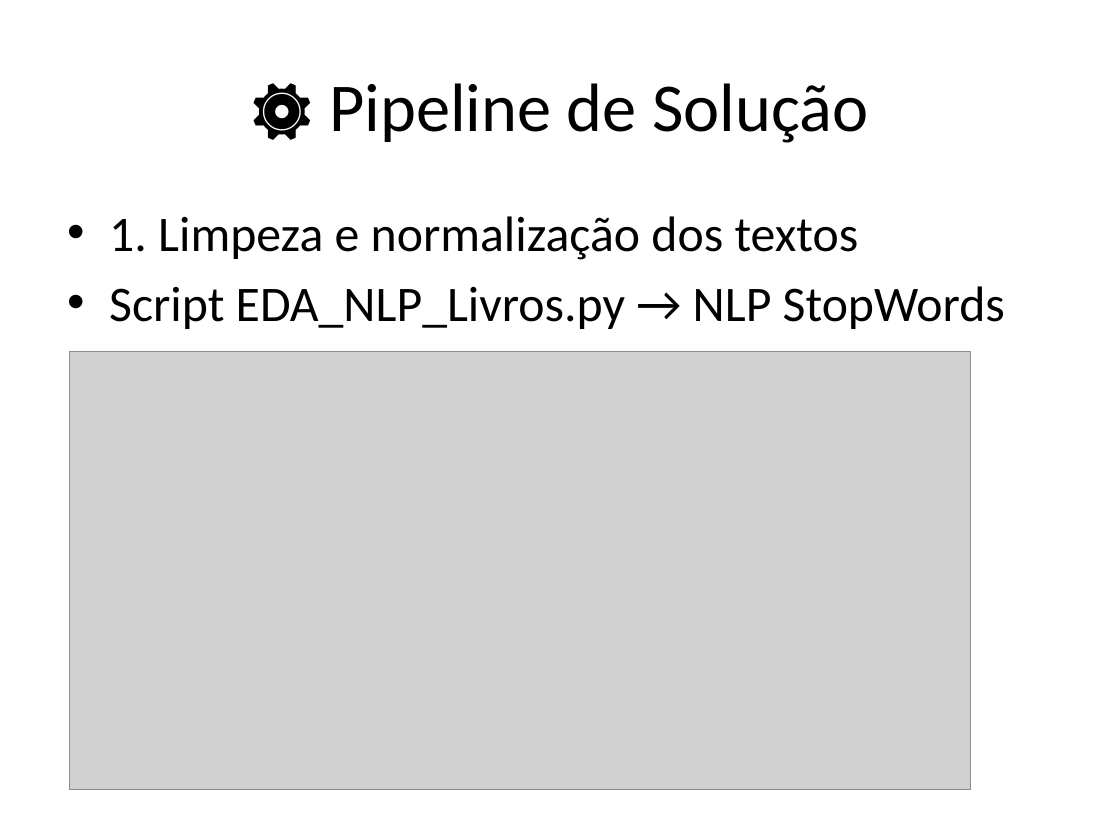
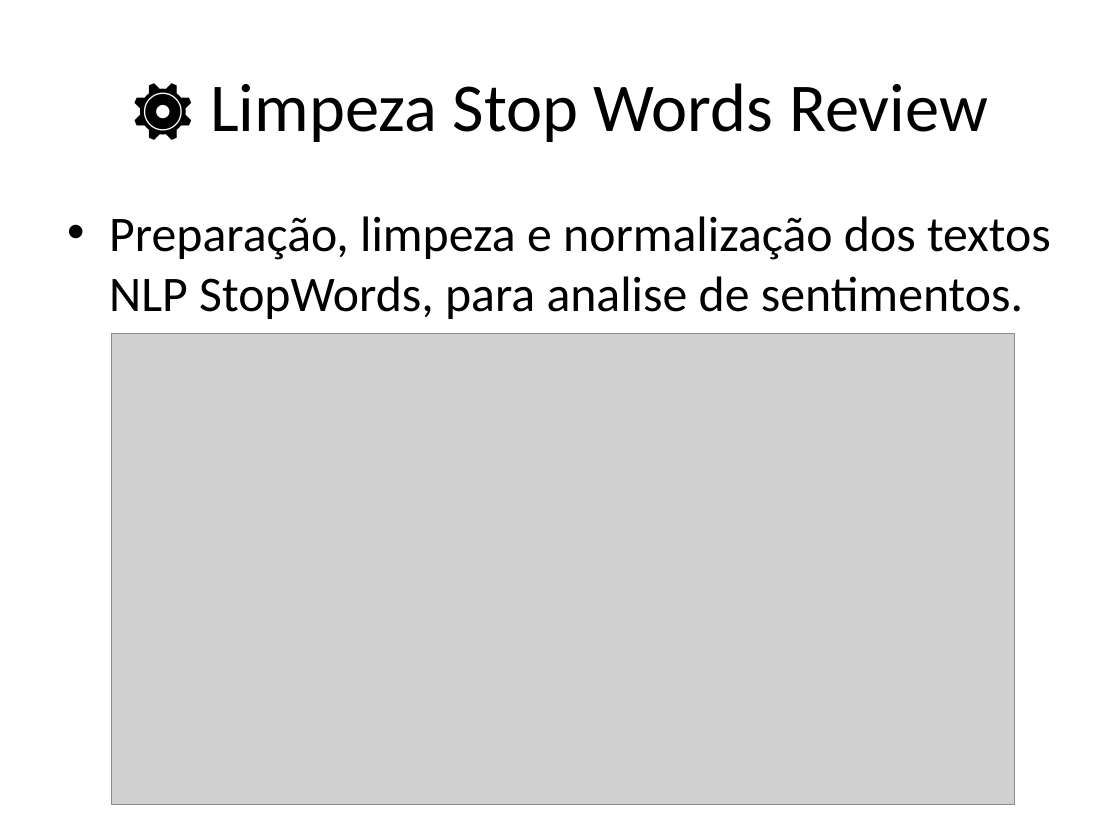
Before and after one commit to agnaldoars/A3Data_Desafio_Livros, a slide deck: slide 9 of Apresentacao_A3Data_Livros.pptx (slide 6 before the commit). Drawn at 1120x840 pixels with LibreOffice and Linux fonts; fonts in the diff are those of the drawing; grey boxes stand for pictures. Boxes give left, top, right and bottom in pixels: in the first picture for what was removed or moved away, otherwise in the second. Text is boxed around its words. In the diff, an @@ line names an element or a change of style, - is before the commit and + after.

```diff
--- a/Apresentacao_A3Data_Livros.pptx
+++ b/Apresentacao_A3Data_Livros.pptx
@@ title at box(210, 83, 988, 142): text changed @@
-⚙️ Pipeline de Solução
+⚙ Limpeza Stop Words Review
@@ text at box(109, 216, 1051, 319): text changed @@
-• 1. Limpeza e normalização dos textos
-• Script EDA_NLP_Livros.py → NLP StopWords
+• Preparação, limpeza e normalização dos textos NLP StopWords, para analise de sentimentos.
@@ picture: place and size @@
-picture at box(69, 352, 971, 790)
+picture at box(111, 334, 1014, 804)
```
Also in this commit, not shown: 19 other slides changed, 11 slides added, 3 slides removed, 2 other files.
